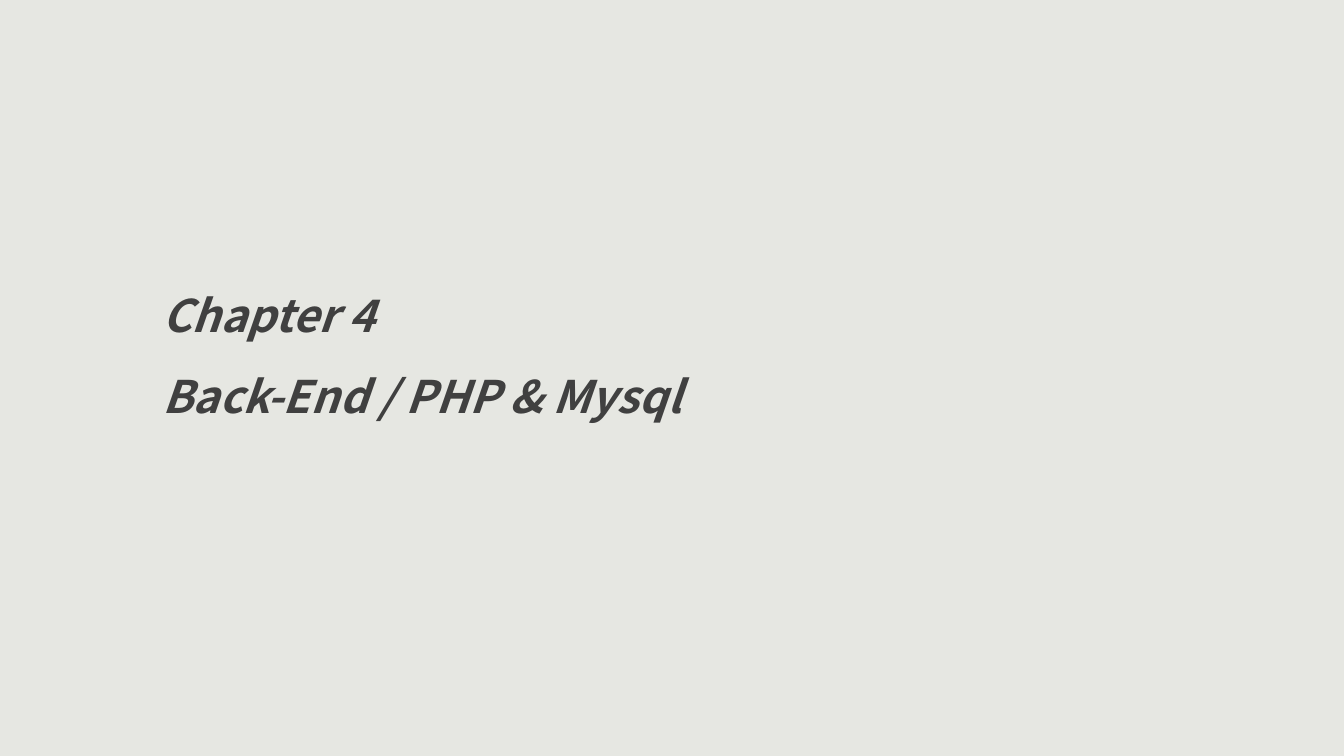
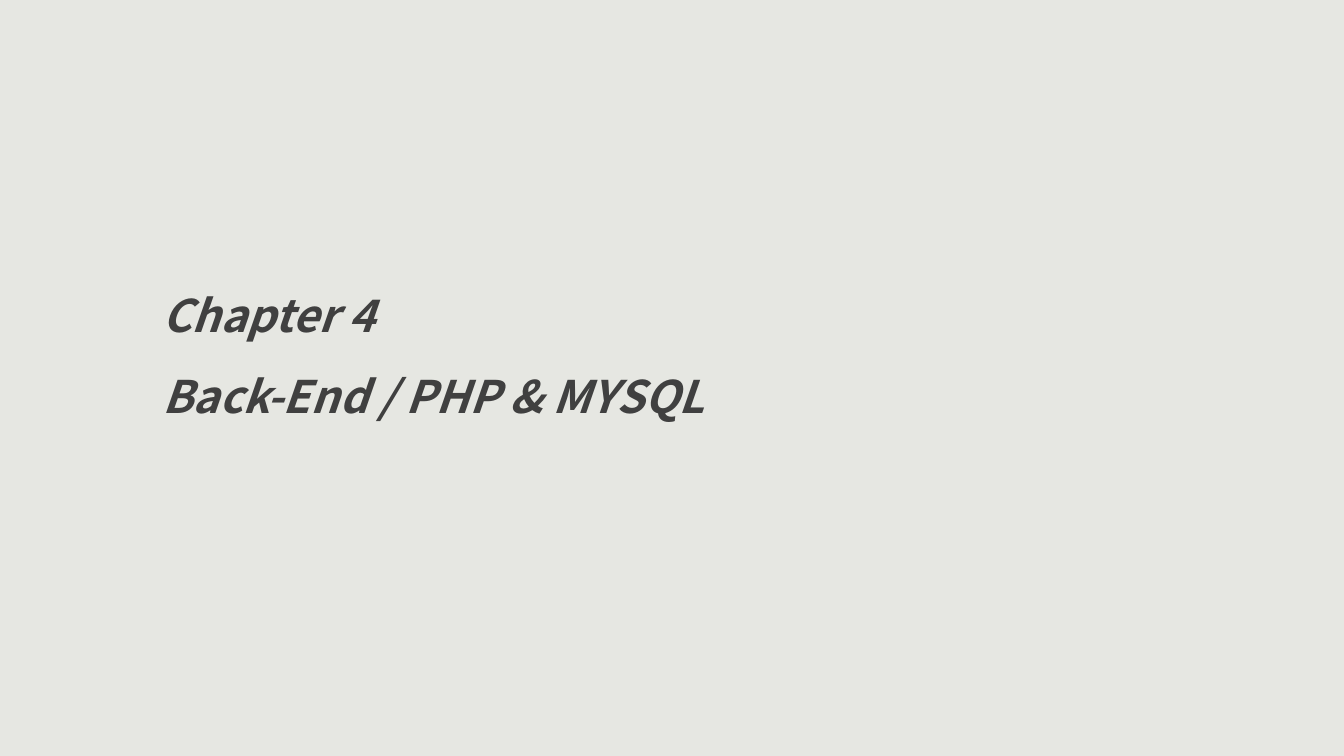
Before and after one commit to raxkson/kisec, a slide deck: slide 29 of Doc/Attack&Defense CTF-dev.pptx (slide 10 before the commit). Drawn at 1344x756 pixels with LibreOffice and Linux fonts; fonts in the diff are those of the drawing. Boxes give left, top, right and bottom in pixels: in the first picture for what was removed or moved away, otherwise in the second. Text is boxed around its words. In the diff, an @@ line names an element or a change of style, - is before the commit and + after.

```diff
--- a/Doc/Attack&Defense CTF-dev.pptx
+++ b/Doc/Attack&Defense CTF-dev.pptx
@@ text at bbox=[162, 377, 705, 422]: text changed @@
-Back-End / PHP & Mysql
+Back-End / PHP & MYSQL
```
Also in this commit, not shown: 5 other slides changed, 56 slides added, 1 slide removed.
